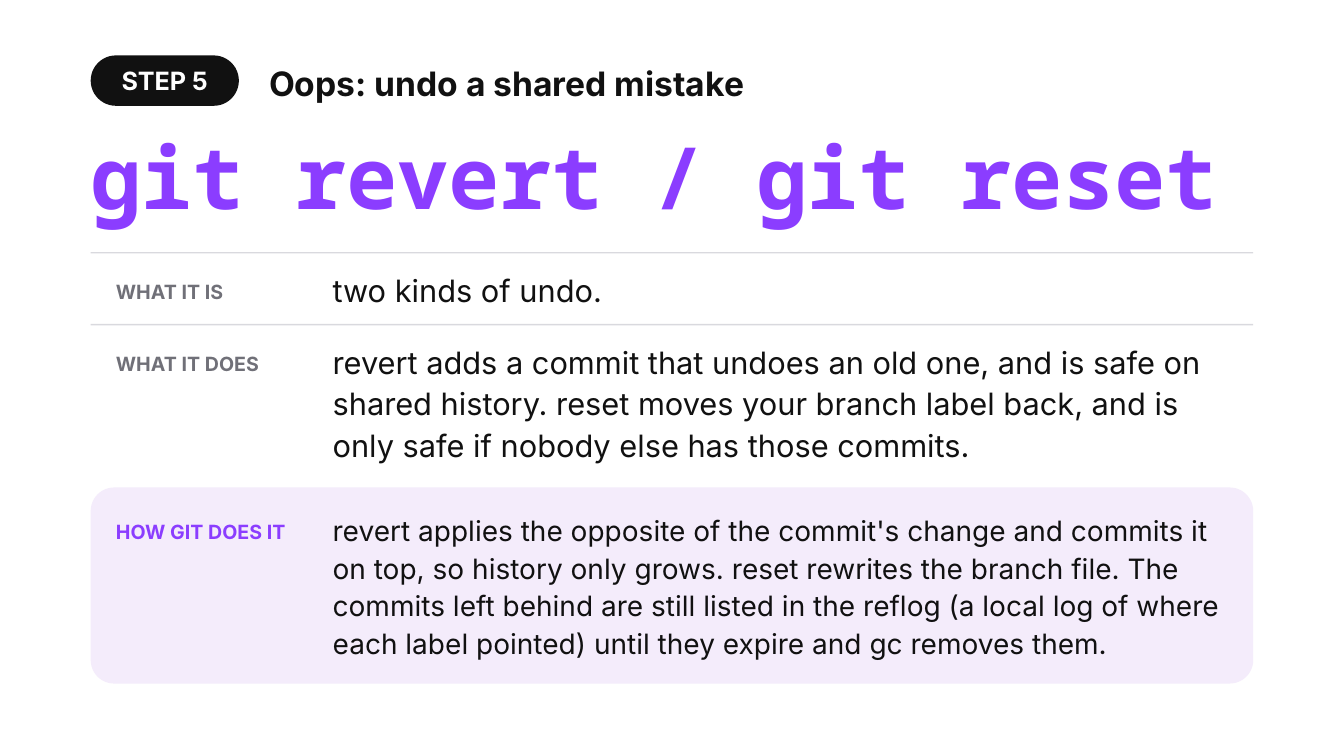
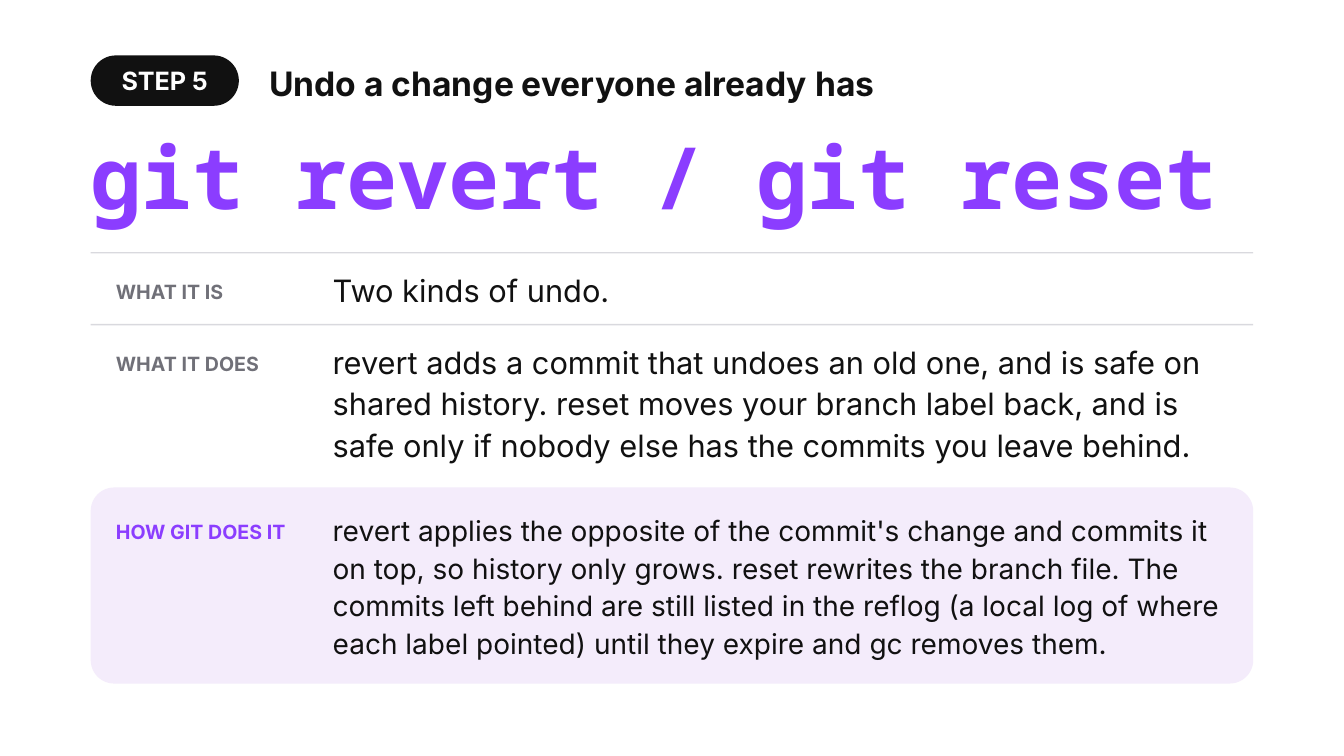
Before and after one commit to shubham3-ucb/cs294-pl, a slide deck: slide 8 of slides/tuesday_app.pptx. Drawn at 1344x756 pixels with LibreOffice and Linux fonts; fonts in the diff are those of the drawing. Boxes give left, top, right and bottom in pixels: in the first picture for what was removed or moved away, otherwise in the second. Text is boxed around its words. In the diff, an @@ line names an element or a change of style, - is before the commit and + after.

```diff
--- a/slides/tuesday_app.pptx
+++ b/slides/tuesday_app.pptx
@@ text at bbox=[269, 71, 874, 104]: text changed @@
-Oops: undo a shared mistake
+Undo a change everyone already has
@@ text at bbox=[333, 278, 609, 303]: text changed @@
-two kinds of undo.
+Two kinds of undo.
@@ text at bbox=[333, 350, 1201, 463]: text changed @@
-revert adds a commit that undoes an old one, and is safe on shared history. reset moves your branch label back, and is only safe if nobody else has those commits.
+revert adds a commit that undoes an old one, and is safe on shared history. reset moves your branch label back, and is safe only if nobody else has the commits you leave behind.
```
Also in this commit, not shown: 11 other slides changed, 11 other files.
